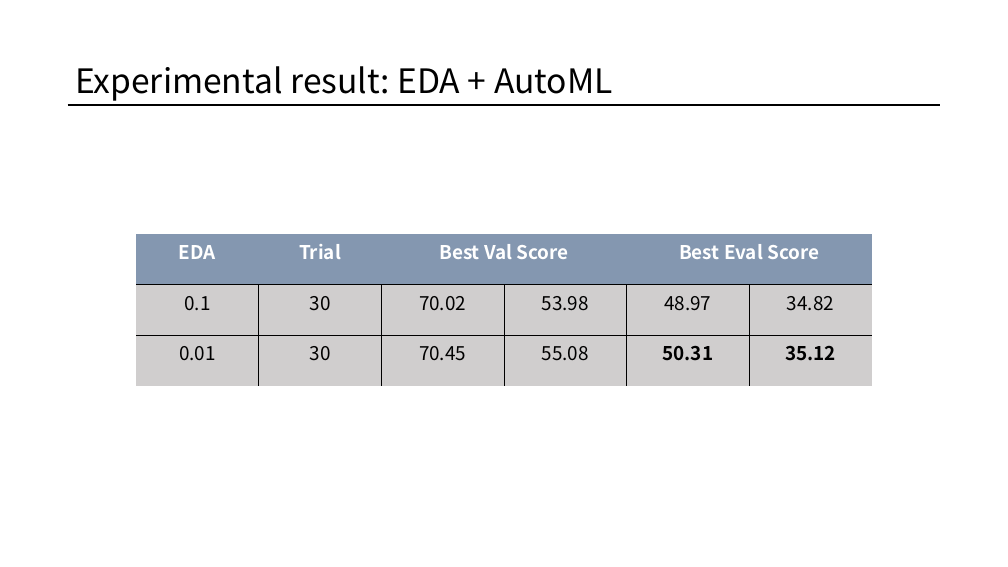
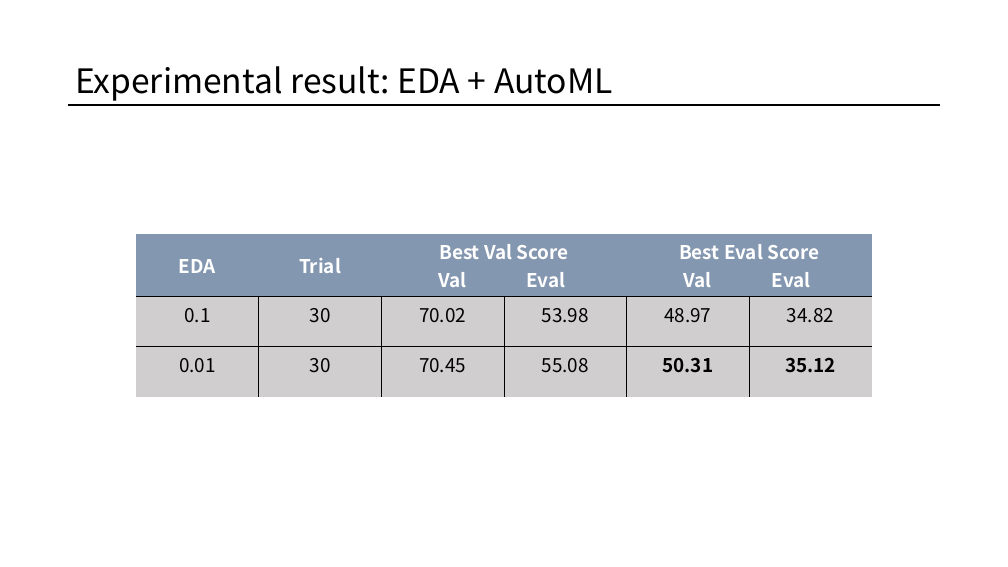
Before and after one commit to qkrwnstj306/Theory, a slide deck: slide 19 of PPT/DIstilBERT Final.pptx. Drawn at 1008x567 pixels with LibreOffice and Linux fonts; fonts in the diff are those of the drawing. Boxes give left, top, right and bottom in pixels: in the first picture for what was removed or moved away, otherwise in the second. Text is boxed around its words. In the diff, an @@ line names an element or a change of style, - is before the commit and + after.

```diff
--- a/PPT/DIstilBERT Final.pptx
+++ b/PPT/DIstilBERT Final.pptx
@@ table at (136, 234, 871, 389) @@
-row 1, column 3: Best Val Score
+row 1, column 3: Best Val Score Val Eval
-row 1, column 5: Best Eval Score
+row 1, column 5: Best Eval Score Val Eval
```
Also in this commit, not shown: 3 other slides changed.
